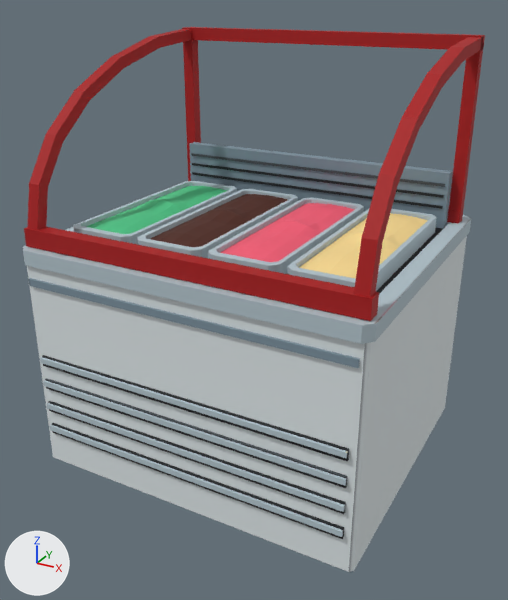
The FBX model art/equipment/IceCreamCabinet/IceCreamCabinet.fbx, before and after one commit.
Camera for both pictures: a 50 mm lens placed at (0.364, -0.675, 0.523), pointed at (0.003, -0.02, 0.195). Every picture has the same lights, and +X, +Y and +Z are marked at lower left. The older version comes first. Objects named as collision shapes, trigger or cutter boxes, shadow casters or lower levels of detail are left out. Where no turn or scale is listed for an object, it has been applied to the vertices.

The scene before the commit, as lines of its bpy script (objects in view):
```python
me_cube_060 = bpy.data.meshes.new('Cube.060')
me_cube_060.from_pydata(...)  # 768 vertices, 1408 faces; spans x -0.199..0.199, y -0.178..0.18, z 0.0..0.479
me_cube_060.materials.append(mat_m_icecreamcabinet)  # picture img_t_icecreamcabinet_basecolor_png
ob_icecreamcabinet_body = bpy.data.objects.new('IceCreamCabinet_Body', me_cube_060)
ob_icecreamcabinet_body.location = (0.0, 0.0, 0.0)
```
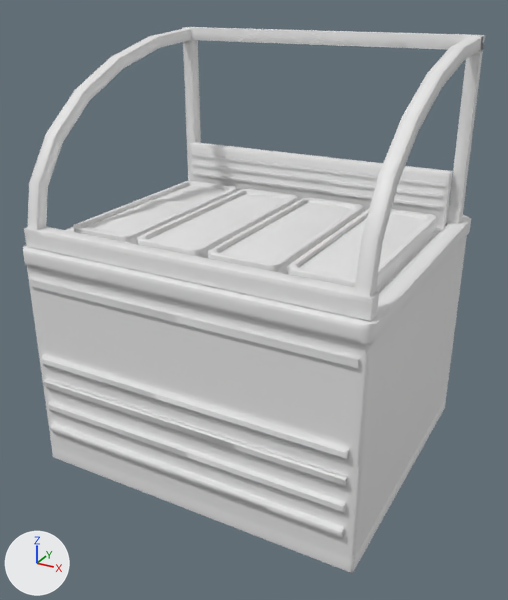
Diff of the bpy script that builds the scene:
```diff
--- a/art/equipment/IceCreamCabinet/IceCreamCabinet.fbx.py
+++ b/art/equipment/IceCreamCabinet/IceCreamCabinet.fbx.py
@@ img_t_icecreamcabinet_n_png @@
+img_t_icecreamcabinet_n_png = load_image('T_IceCreamCabinet_N.png', 'T_IceCreamCabinet_N.png', 512, 512, 'Non-Color')
@@ mat_icecreamcabinet_gamelook @@
+mat_icecreamcabinet_gamelook = bpy.data.materials.new('IceCreamCabinet_GameLook')
+mat_icecreamcabinet_gamelook.use_nodes = True; mat_icecreamcabinet_gamelook.node_tree.nodes.clear()
+_N = mat_icecreamcabinet_gamelook.node_tree.nodes; _L = mat_icecreamcabinet_gamelook.node_tree.links
+n0 = _N.new('ShaderNodeBsdfPrincipled'); n0.name = 'Principled BSDF'
+n1 = _N.new('ShaderNodeOutputMaterial'); n1.name = 'Material Output'
+n2 = _N.new('ShaderNodeTexImage'); n2.name = 'Image Texture'
+n2.image = img_t_icecreamcabinet_n_png
+n3 = _N.new('ShaderNodeNormalMap'); n3.name = 'Normal Map'
+_L.new(n2.outputs[0], n3.inputs[1])  # 'Color' to 'Color'
+_L.new(n3.outputs[0], n0.inputs[5])  # 'Normal' to 'Normal'
+_L.new(n0.outputs[0], n1.inputs[0])  # 'BSDF' to 'Surface'
@@ me_cube_060 @@
 me_cube_060.from_pydata(...)  # 768 vertices, 1408 faces; spans x -0.199..0.199, y -0.178..0.18, z 0.0..0.479
-me_cube_060.materials.append(mat_m_icecreamcabinet)  # picture img_t_icecreamcabinet_basecolor_png
+me_cube_060.materials.append(mat_icecreamcabinet_gamelook)
```

Where the change shows, as pixel boxes [x1, y1, x2, y2] in the pictures (508 x 600 px):
'IceCreamCabinet_Body', recoloured (lighter)
    both: [23, 27, 485, 573]
